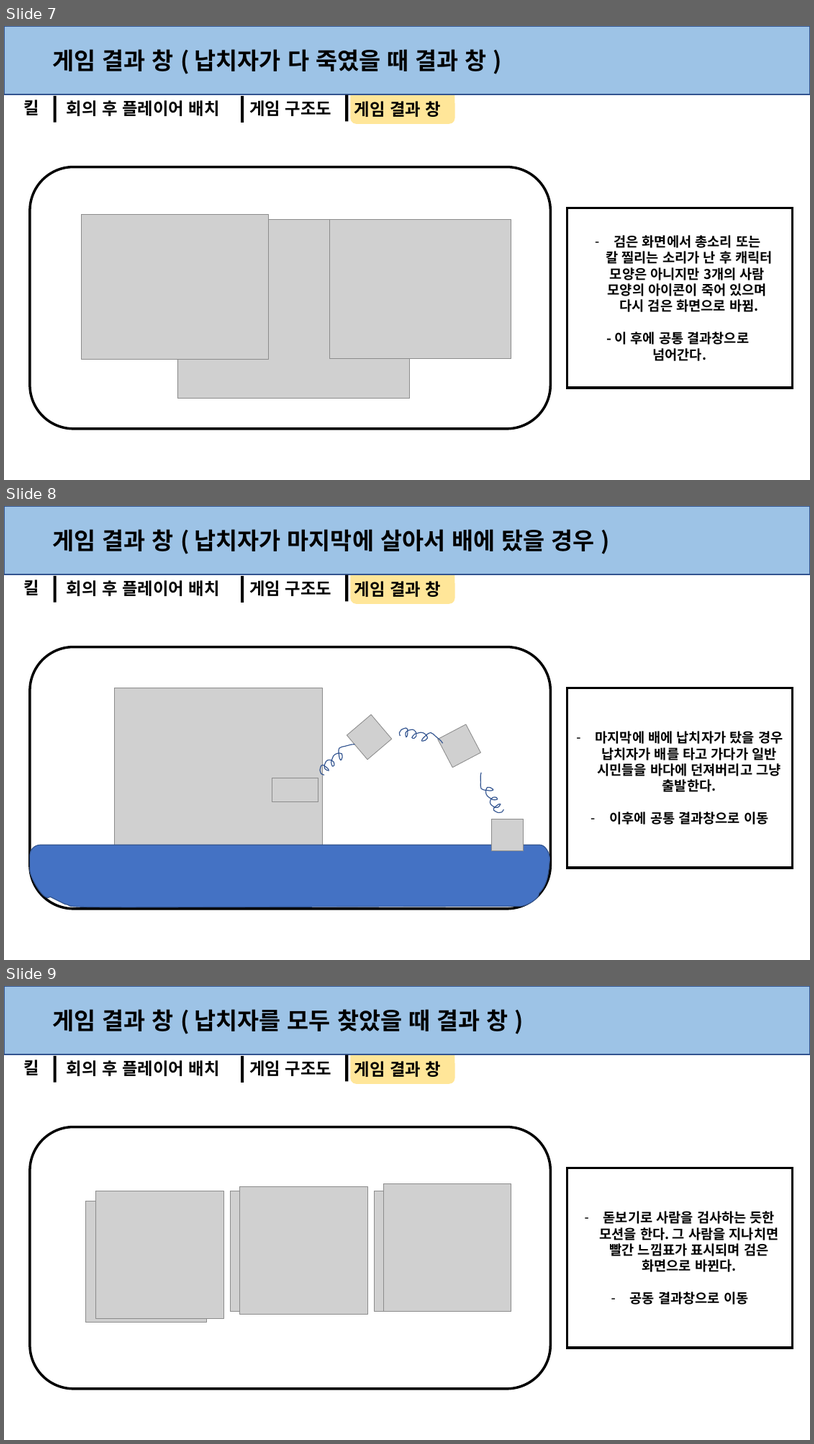
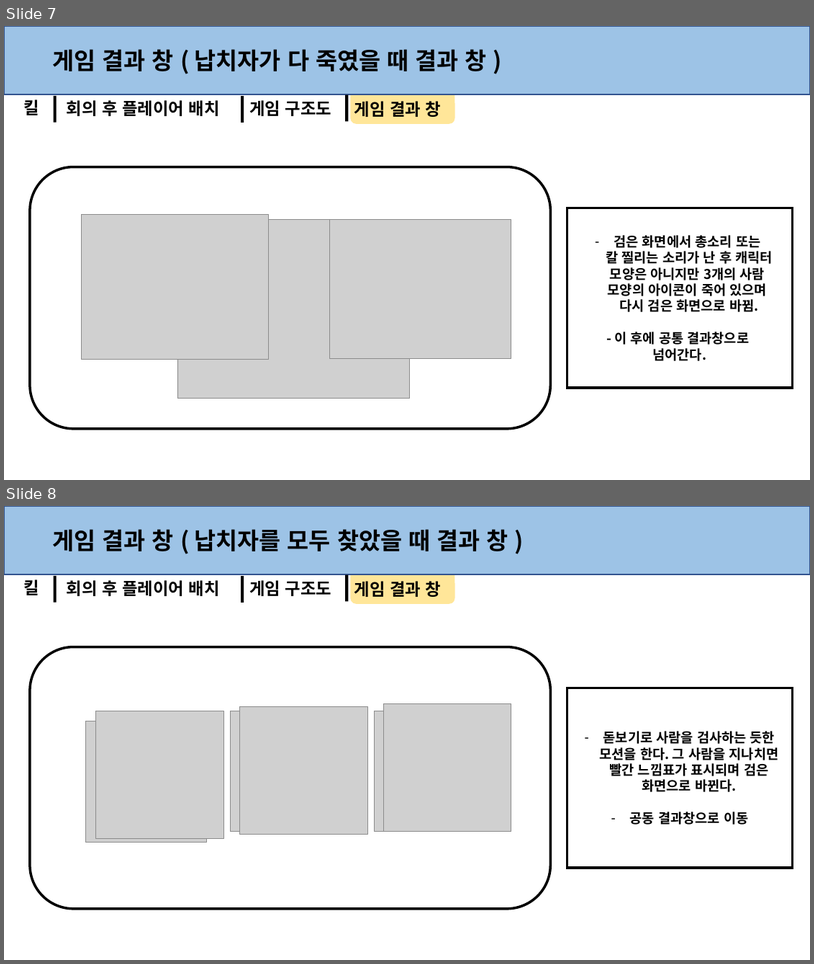
Before and after one commit to anglik0370/EscapeIsland, a slide deck: Document/시스템/시스템.pptx. Shown one above the other, each under a label of ours: slides 7, 8 and 9 before the commit, slides 7 and 8 after it. The pictures are 814x1444 and 814x964 pixels, drawn with LibreOffice and Linux fonts; fonts in the diff are those of the drawing; grey boxes stand for pictures. Boxes give left, top, right and bottom in pixels: in the first picture for what was removed or moved away, otherwise in the second. Text is boxed around its words. In the diff, an @@ line names an element or a change of style, - is before the commit and + after.

Commit message:
결과창 종류 한가지 삭제

```diff
--- a/Document/시스템/시스템.pptx
+++ b/Document/시스템/시스템.pptx
@@ slide 8 removed at (4, 506, 810, 960), background #FFFFFF; not listed: 1 template element that a slide beside it also shows @@
@@ rectangle removed at (4, 506, 810, 574) @@
@@ text removed at (53, 529, 595, 551) @@
-게임 결과 창 ( 납치자가 마지막에 살아서 배에 탔을 경우 )
@@ rounded rectangle removed at (350, 569, 455, 603) @@
@@ text removed at (23, 579, 39, 595) @@
-킬
@@ rectangle removed at (54, 576, 57, 602) @@
@@ text removed at (67, 580, 220, 596) @@
-회의 후 플레이어 배치
@@ rectangle removed at (241, 576, 244, 602) @@
@@ text removed at (250, 580, 332, 596) @@
-게임 구조도
@@ rectangle removed at (345, 575, 348, 602) @@
@@ text removed at (355, 581, 441, 597) @@
-게임 결과 창
@@ rounded rectangle removed at (30, 646, 550, 908) @@
@@ picture removed at (115, 688, 323, 896) @@
@@ rectangle removed at (568, 688, 793, 867) @@
-– 마지막에 배에 납치자가 탔을 경우 납치자가 배를 타고 가다가 일반 시민들을 바다에 던져버리고 그냥 출발한다.
-– 이후에 공통 결과창으로 이동
@@ picture removed at (347, 714, 392, 759) @@
@@ freeform shape removed at (398, 715, 443, 761) @@
@@ picture removed at (438, 724, 481, 767) @@
@@ freeform shape removed at (320, 744, 355, 775) @@
@@ picture removed at (273, 777, 319, 801) @@
@@ freeform shape removed at (473, 772, 512, 813) @@
@@ picture removed at (492, 818, 525, 851) @@
@@ freeform shape removed at (30, 845, 550, 907) @@
@@ what was slide 9 is now slide 8 @@
```
